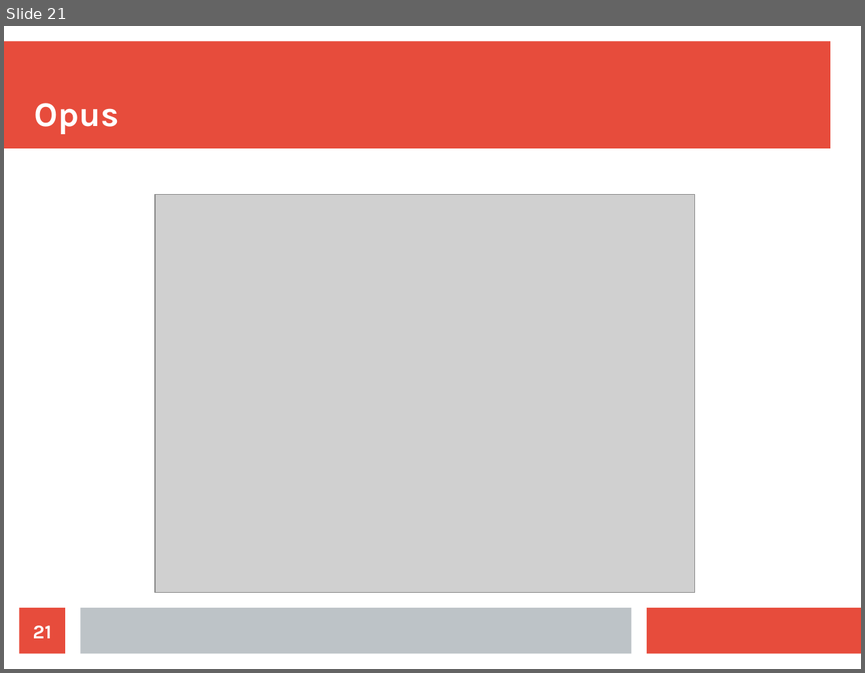
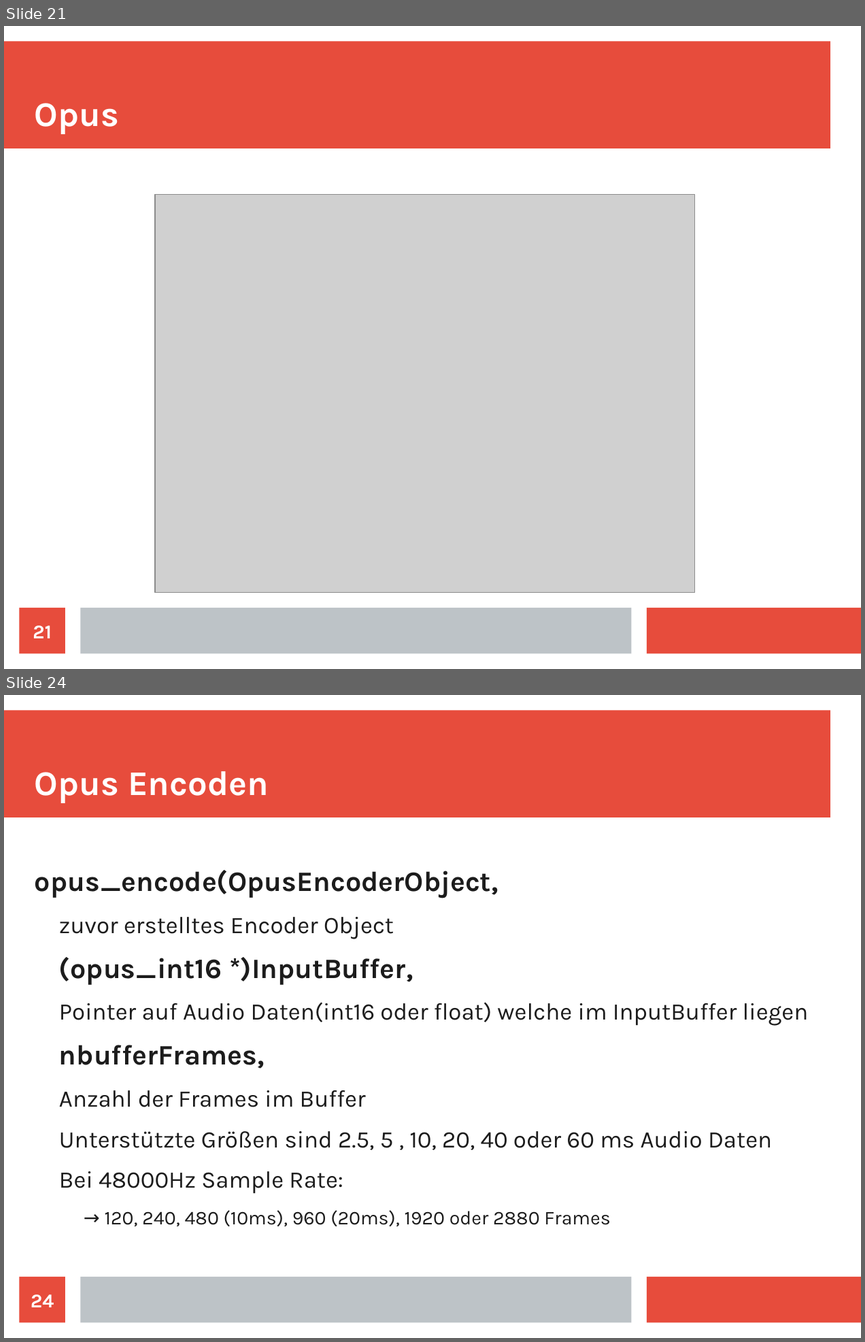
Before and after one commit to doe300/OHMComm, a slide deck: documents/OHMCommPres.odp. Shown one above the other, each under a label of ours: slide 21 before the commit, slides 21 and 24 after it; the slides between them are not shown. The pictures are 865x673 and 865x1342 pixels, drawn with LibreOffice and Linux fonts; fonts in the diff are those of the drawing; grey boxes stand for pictures. Boxes give left, top, right and bottom in pixels: in the first picture for what was removed or moved away, otherwise in the second. Text is boxed around its words. In the diff, an @@ line names an element or a change of style, - is before the commit and + after.

Commit message:
Updated Presentation
Added Opus slides for encoder object and encoder

```diff
--- a/documents/OHMCommPres.odp
+++ b/documents/OHMCommPres.odp
@@ slide 24 added at (4,695,861,1338), background #FFFFFF; not listed: 3 template elements that a slide beside it also shows @@
@@ title added at (35,771,269,803), 32 pt, text #FFFFFF, bold @@
+Opus Encoden
@@ text added at (35,870,808,1226), 22 pt, text #1C1C1C @@
+opus_encode(OpusEncoderObject,
+  zuvor erstelltes Encoder Object
+(opus_int16 *)InputBuffer,
+  Pointer auf Audio Daten(int16 oder float) welche im InputBuffer liegen
+nbufferFrames,
+  Anzahl der Frames im Buffer
+  Unterstützte Größen sind 2.5, 5 , 10, 20, 40 oder 60 ms Audio Daten
+  Bei 48000Hz Sample Rate:
+    → 120, 240, 480 (10ms), 960 (20ms), 1920 oder 2880 Frames
@@ page number added at (20,1276,65,1323), fill #E74C3C, 18 pt, text #FFFFFF, bold @@
+24
```
Also in this commit, not shown: 2 slides changed, 3 other slides added.
